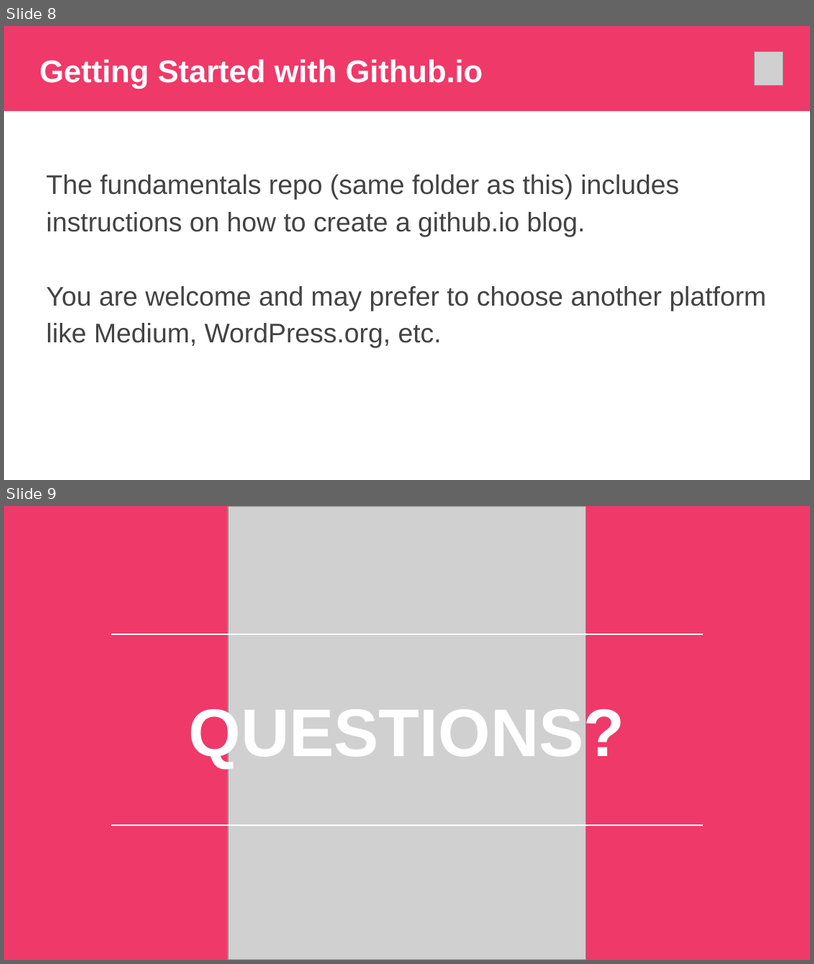
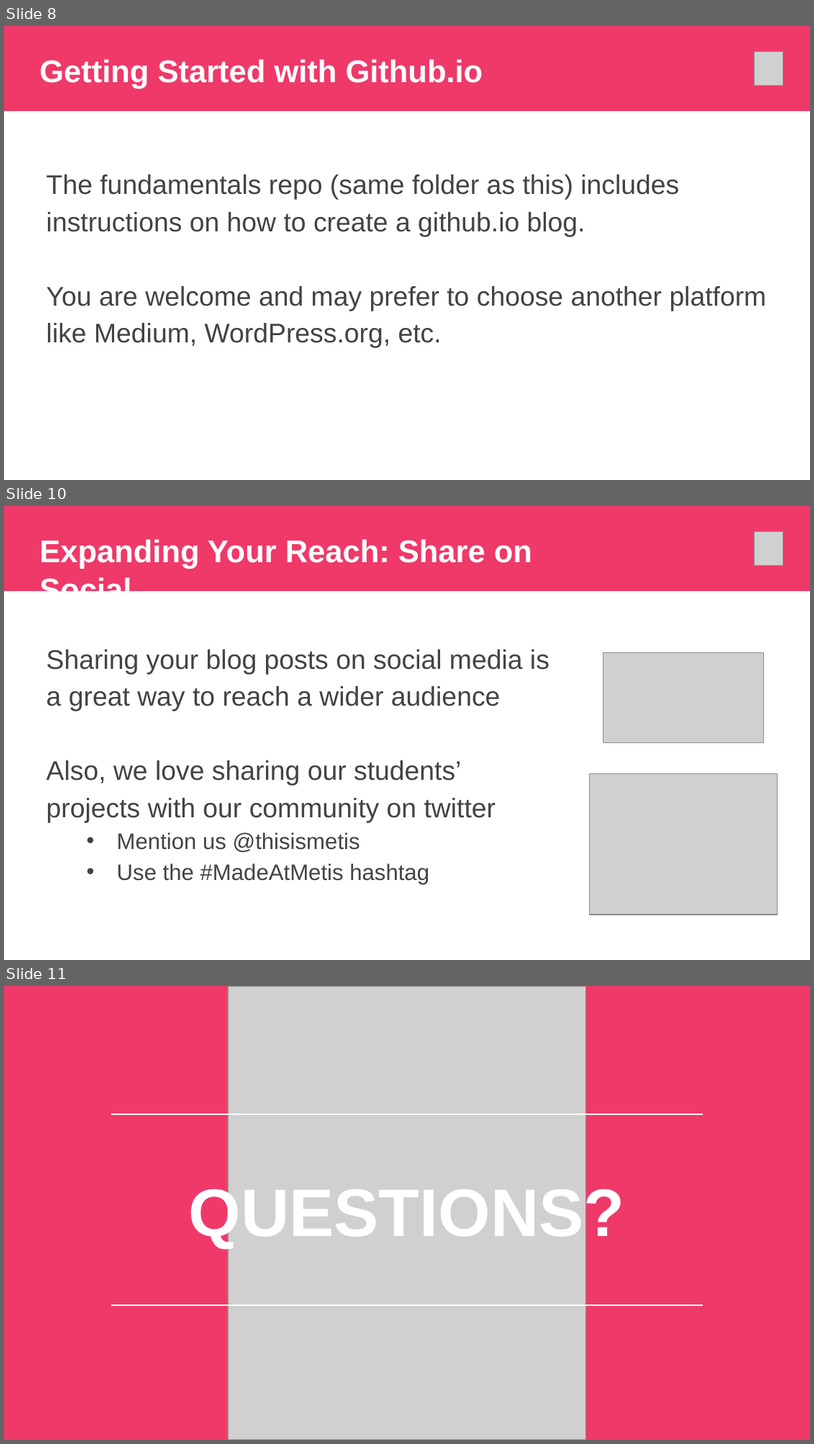
Before and after one commit to thisismetis/Metis_Fundamentals, a slide deck: blog_guidelines/Blogging.pptx. Shown one above the other, each under a label of ours: slides 8 and 9 before the commit, slides 8, 10 and 11 after it; the slides between them are not shown. The pictures are 814x964 and 814x1444 pixels, drawn with LibreOffice and Linux fonts; fonts in the diff are those of the drawing; grey boxes stand for pictures. Boxes give left, top, right and bottom in pixels: in the first picture for what was removed or moved away, otherwise in the second. Text is boxed around its words. In the diff, an @@ line names an element or a change of style, - is before the commit and + after.

Commit message:
added info on backlinking and social

```diff
--- a/blog_guidelines/Blogging.pptx
+++ b/blog_guidelines/Blogging.pptx
@@ slide 10 added at bbox=[4, 506, 810, 960], background #FFFFFF @@
@@ rectangle added at bbox=[4, 506, 810, 592], fill #EF3969 @@
@@ title added at bbox=[39, 539, 532, 591], 28 pt, text #FFFFFF, bold @@
+Expanding Your Reach: Share on Social
@@ picture added at bbox=[755, 532, 784, 566] @@
@@ text added at bbox=[46, 649, 550, 884], 24 pt, text #434343 @@
+Sharing your blog posts on social media is a great way to reach a wider audience
+Also, we love sharing our students’ projects with our community on twitter
+  • Mention us @thisismetis
+  • Use the #MadeAtMetis hashtag
@@ picture added at bbox=[604, 653, 764, 742] @@
@@ picture added at bbox=[589, 774, 777, 915] @@
@@ what was slide 9 is now slide 11 @@
```
Also in this commit, not shown: 1 other slide added, 1 other file.
